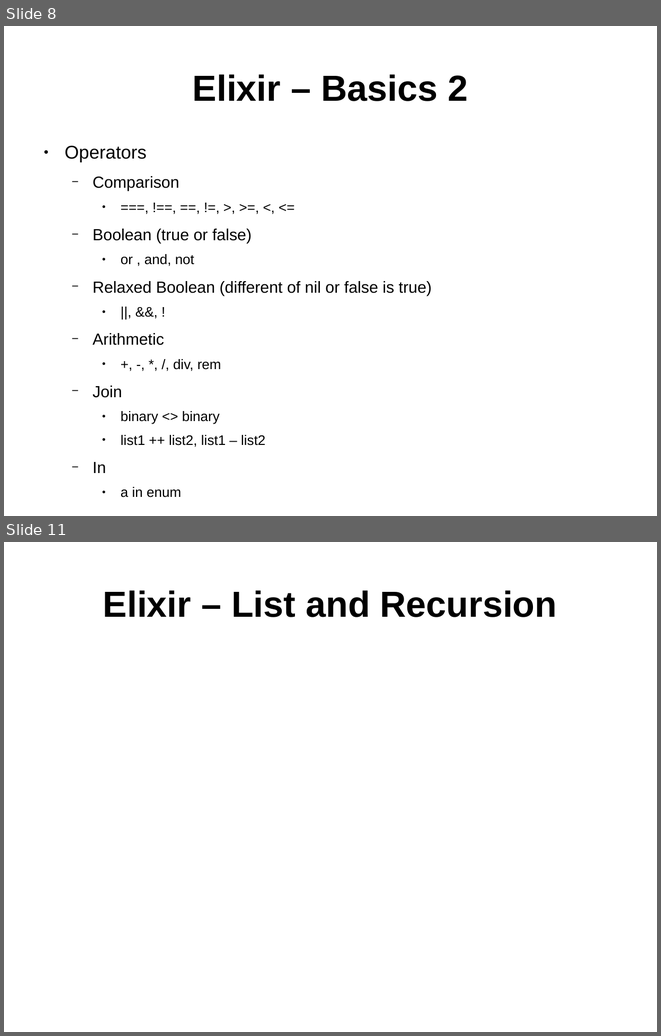
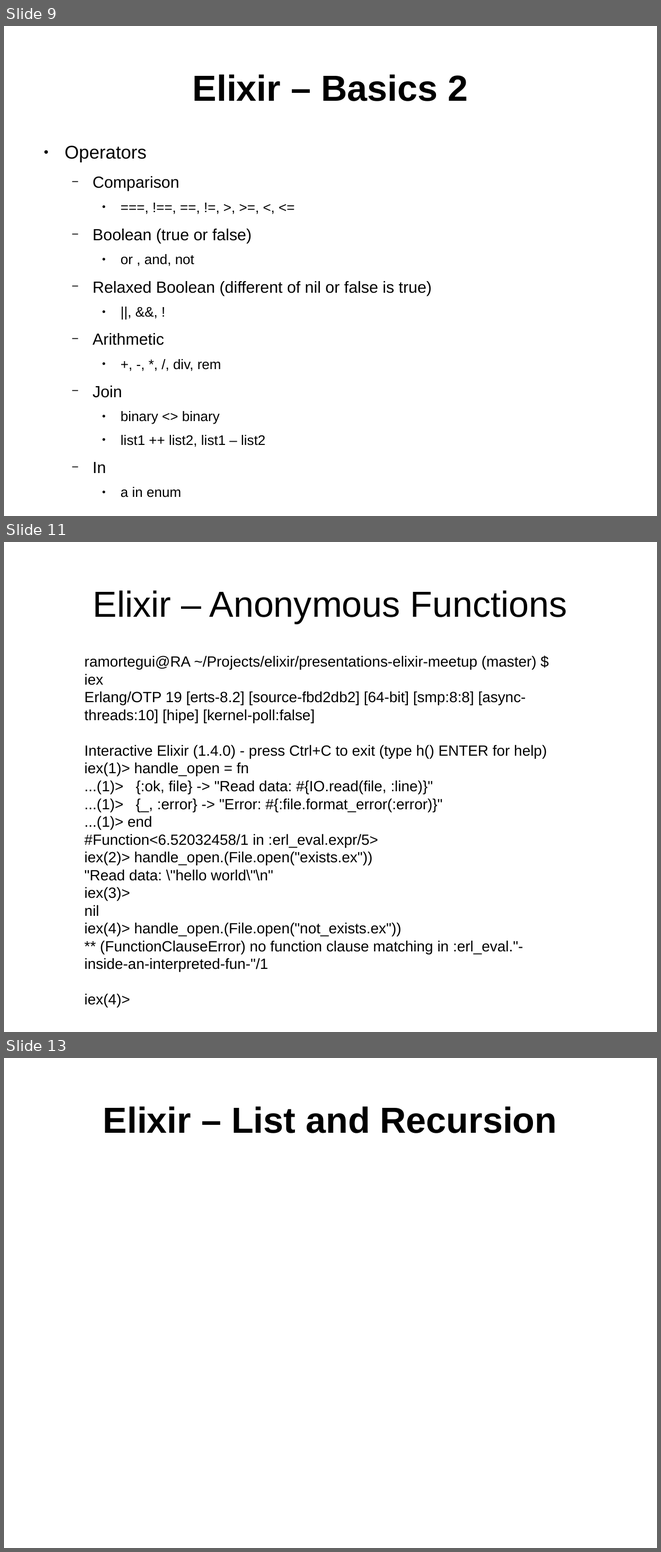
Before and after one commit to ramortegui/talks, a slide deck: elixir-basics.odp. Shown one above the other, each under a label of ours: slides 8 and 11 before the commit, slides 9, 11 and 13 after it; the slides between them are not shown. The pictures are 661x1036 and 661x1552 pixels, drawn with LibreOffice and Linux fonts; fonts in the diff are those of the drawing. Boxes give left, top, right and bottom in pixels: in the first picture for what was removed or moved away, otherwise in the second. Text is boxed around its words. In the diff, an @@ line names an element or a change of style, - is before the commit and + after.

Commit message:
Add Basics, Anoymous functions, Modules and Named Functions Slides.

```diff
--- a/elixir-basics.odp
+++ b/elixir-basics.odp
@@ slide 11 added at (4,542,657,1032), background #FFFFFF @@
@@ title added at (93,590,567,623), 44 pt, text #000000 @@
+Elixir – Anonymous Functions
@@ text added at (85,655,547,1007), 18 pt, text #000000 @@
+ramortegui@RA ~/Projects/elixir/presentations-elixir-meetup (master) $ iex
+Erlang/OTP 19 [erts-8.2] [source-fbd2db2] [64-bit] [smp:8:8] [async-threads:10] [hipe] [kernel-poll:false]
+Interactive Elixir (1.4.0) - press Ctrl+C to exit (type h() ENTER for help)
+iex(1)> handle_open = fn
+...(1)> {:ok, file} -> "Read data: #{IO.read(file, :line)}"
+...(1)> {_, :error} -> "Error: #{:file.format_error(:error)}"
+...(1)> end
+#Function<6.52032458/1 in :erl_eval.expr/5>
+iex(2)> handle_open.(File.open("exists.ex"))
+"Read data: \"hello world\"\n"
+iex(3)>
+nil
+iex(4)> handle_open.(File.open("not_exists.ex"))
+** (FunctionClauseError) no function clause matching in :erl_eval."-inside-an-interpreted-fun-"/1
+iex(4)>
@@ what was slide 8 is now slide 9 @@
@@ what was slide 11 is now slide 13 @@
```
Also in this commit, not shown: 2 slides changed, 2 other slides added, 3 slides removed.
